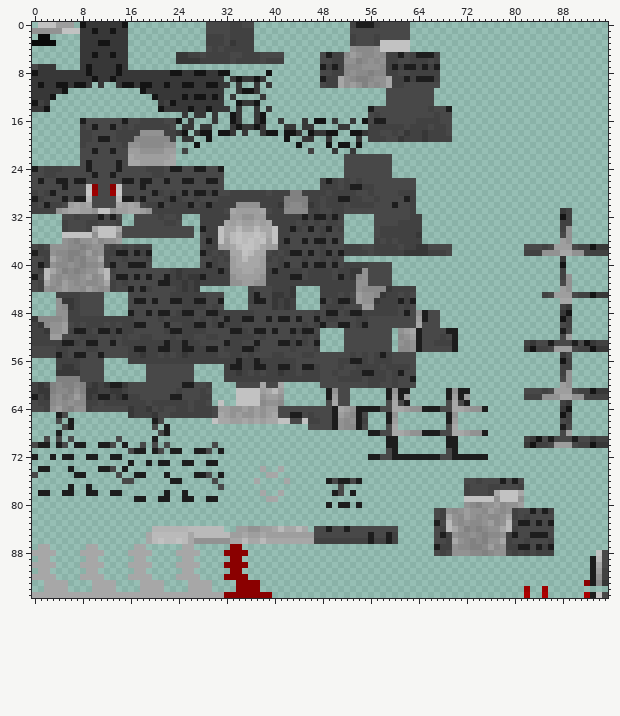
File history of a sprite sheet, BlockBench Models/Entity/W.I.P/specime_skin.png. Above, as it was before the edit.
The file is 96x96 pixels. Colours within 5 levels of each other are drawn and written as one.
The result:
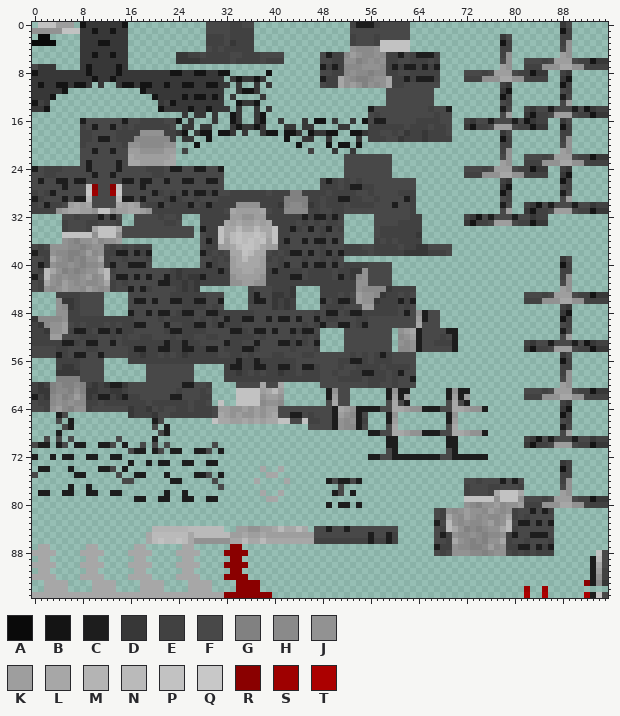
Palette (. is transparent): A #0a0a0a  B #141414  C #1d1d1d  D #373737  E #414141  F #484848  G #818181  H #8a8a8a  J #929292  K #9e9e9e  L #a7a7a7  M #b4b4b4  N #bababa  P #c2c2c2  Q #c8c8c8  R #8a0000  S #9e0000  T #ab0000
Diff:
y 0: x 88..89 .. -> DF
y 1: x 88..89 .. -> BE
y 2: x 78..79 .. -> DF; x 88..89 .. -> EE
y 3: x 78..79 .. -> BE; x 88..89 .. -> EJ
y 4: x 78..79 .. -> EE; x 88..89 .. -> FJ
y 5: x 78..79 .. -> EJ; x 88..89 .. -> KJ
y 6: x 78..79 .. -> FJ; x 82..95 .............. -> FFFEFKKKFEEBDD
y 7: x 78..79 .. -> KJ; x 82..95 .............. -> EEEJJJLLJJEEEE
y 8: x 72..85 .............. -> FFFEFKKKFEEBDD; x 88..89 .. -> ED
y 9: x 72..85 .............. -> EEEJJJLLJJEEEE; x 88..89 .. -> DB
y 10: x 78..79 .. -> ED; x 88..89 .. -> BE
y 11: x 78..79 .. -> DB; x 88..89 .. -> FE
y 12: x 78..79 .. -> BE; x 88..89 .. -> CF
y 13: x 78..79 .. -> FE; x 88..89 .. -> FK
y 14: x 78..79 .. -> CF; x 82..95 .............. -> EDFFCFFFCFBDEE
y 15: x 78..79 .. -> FK; x 82..95 .............. -> DBEEFKKKFEEBDD
y 16: x 72..85 .............. -> EDFFCFFFCFBDEE; x 88..89 .. -> DF
y 17: x 72..85 .............. -> DBEEFKKKFEEBDD; x 88..89 .. -> BE
y 18: x 78..79 .. -> DF; x 88..89 .. -> EE
y 19: x 78..79 .. -> BE; x 88..89 .. -> EJ
y 20: x 78..79 .. -> EE; x 88..89 .. -> FJ
y 21: x 78..79 .. -> EJ; x 88..89 .. -> KJ
y 22: x 78..79 .. -> FJ; x 82..95 .............. -> FFFEFKKKFEEBDD
y 23: x 78..79 .. -> KJ; x 82..95 .............. -> EEEJJJLLJJEEEE
y 24: x 72..85 .............. -> FFFEFKKKFEEBDD; x 88..89 .. -> ED
y 25: x 72..85 .............. -> EEEJJJLLJJEEEE; x 88..89 .. -> DB
y 26: x 78..79 .. -> ED; x 88..89 .. -> BE
y 27: x 78..79 .. -> DB; x 88..89 .. -> FE
y 28: x 78..79 .. -> BE; x 88..89 .. -> CF
y 29: x 78..79 .. -> FE; x 88..89 .. -> FK
y 30: x 78..79 .. -> CF; x 82..95 .............. -> EDBFCFFFCFFDEE
y 31: x 78..79 .. -> FK; x 82..95 ......DE...... -> DBEEFKKKFEEBDD
y 32: x 72..85 .............. -> EDBFCFFFCFFDEE; x 88..89 BE -> ..
y 33: x 72..85 .............. -> DBEEFKKKFEEBDD; x 88..89 EE -> ..
y 34: x 88..89 EJ -> ..
y 35: x 88..89 FJ -> ..
y 36: x 88..89 KJ -> ..
y 37: x 82..95 FFFEFKKKFEEBDD -> ..............
y 38: x 82..95 EEEJJJLLJJEEEE -> ..............
y 39: x 89 . -> F
y 40..41: x 89 . -> E
y 45: x 82..84 ... -> FFF
y 46: x 82..87 ...... -> EEEJJJ; x 90..95 ...... -> JJEEEE
y 73: x 88..89 .. -> DE
y 74: x 88..89 .. -> BE
y 75: x 88..89 .. -> EE
y 76: x 88..89 .. -> EJ
y 77: x 88..89 .. -> FJ
y 78: x 88..89 .. -> KJ
y 79: x 82..95 .............. -> FFFEFKKKFEEBDD
y 80: x 82..95 .............. -> EEEJJJLLJJEEEE
